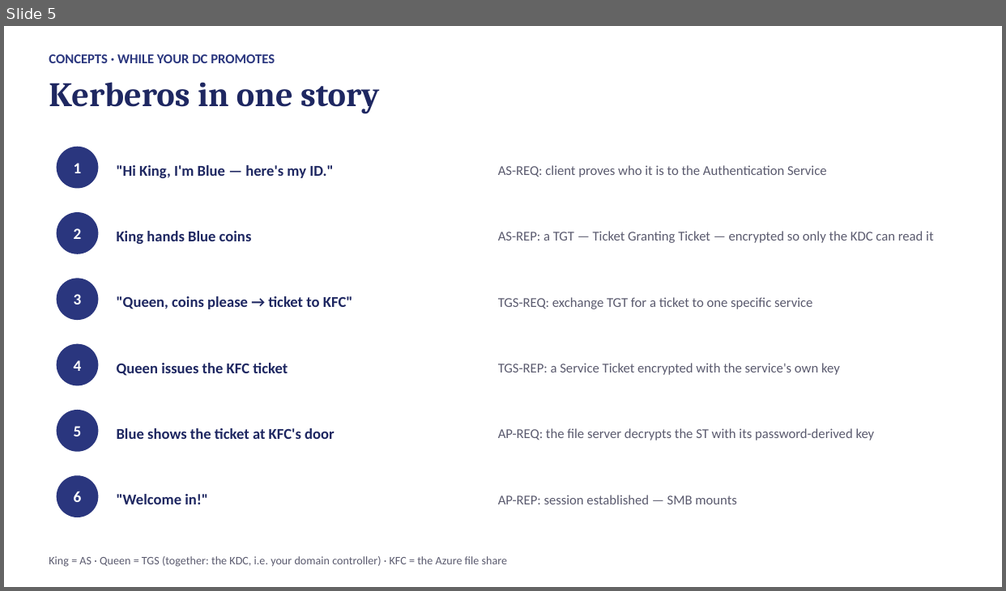
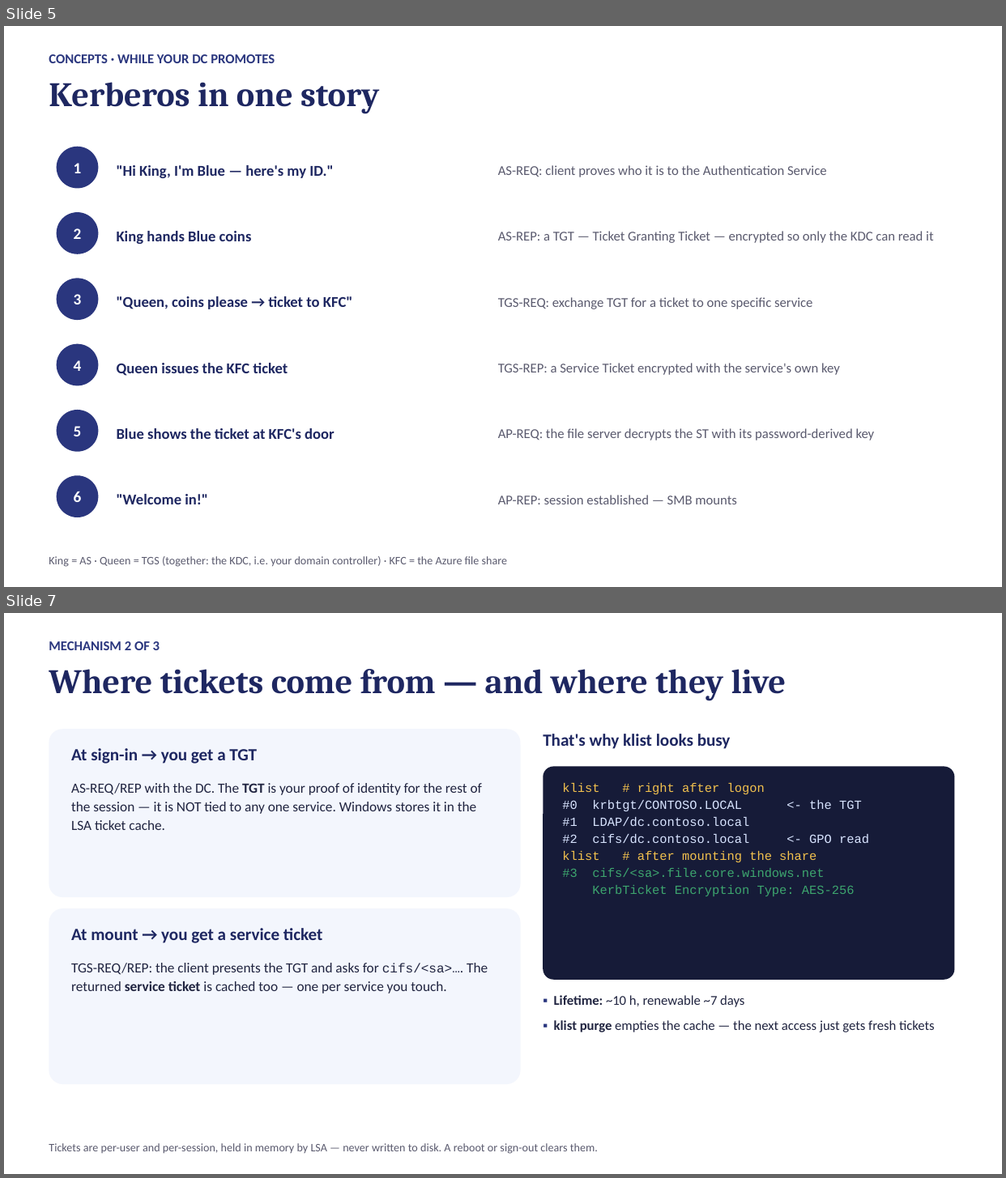
Before and after one commit to kmin1223/azfiles-lab, a slide deck: session1-adds-deck.pptx. Shown one above the other, each under a label of ours: slide 5 before the commit, slides 5 and 7 after it; the slides between them are not shown. The pictures are 1006x591 and 1006x1178 pixels, drawn with LibreOffice and Linux fonts; fonts in the diff are those of the drawing. Boxes give left, top, right and bottom in pixels: in the first picture for what was removed or moved away, otherwise in the second. Text is boxed around its words. In the diff, an @@ line names an element or a change of style, - is before the commit and + after.

Commit message:
session1 slide update - mechanism added

```diff
--- a/session1-adds-deck.pptx
+++ b/session1-adds-deck.pptx
@@ slide 7 added at [4, 613, 1002, 1174], background #FFFFFF @@
@@ text added at [49, 641, 160, 650], 13 pt, text #2A367E, bold @@
+MECHANISM 2 OF 3
@@ text added at [49, 669, 786, 701], 33 pt, text #1E2761, bold @@
+Where tickets come from — and where they live
@@ rounded rectangle added at [49, 729, 521, 897], fill #F3F6FD @@
@@ text added at [543, 734, 731, 749], 16.5 pt, text #1E2761, bold @@
+That's why klist looks busy
@@ text added at [71, 748, 257, 764], 16.5 pt, text #1E2761, bold @@
+At sign-in → you get a TGT
@@ rounded rectangle added at [543, 766, 955, 980], fill #161B38, 12 pt, text #D8E4FF @@
+klist # right after logon
+#0 krbtgt/CONTOSO.LOCAL <- the TGT
+#1 LDAP/dc.contoso.local
+#2 cifs/dc.contoso.local <- GPO read
+klist # after mounting the share
+#3 cifs/<sa>.file.core.windows.net
+KerbTicket Encryption Type: AES-256
@@ text added at [71, 783, 482, 830], 13.5 pt, text #202440 @@
+AS-REQ/REP with the DC. The TGT is your proof of identity for the rest of the session — it is NOT tied to any one service. Windows stores it in the LSA ticket cache.
@@ rounded rectangle added at [49, 909, 521, 1084], fill #F3F6FD @@
@@ text added at [71, 928, 323, 943], 16.5 pt, text #1E2761, bold @@
+At mount → you get a service ticket
@@ text added at [71, 963, 488, 994], 13.5 pt, text #202440 @@
+TGS-REQ/REP: the client presents the TGT and asks for cifs/<sa>…. The returned service ticket is cached too — one per service you touch.
@@ text added at [554, 995, 935, 1033], 13 pt, text #202440 @@
+▪ Lifetime: ~10 h, renewable ~7 days
+▪ klist purge empties the cache — the next access just gets fresh tickets
@@ text added at [49, 1144, 598, 1154], 11 pt, text #5A5A6E @@
+Tickets are per-user and per-session, held in memory by LSA — never written to disk. A reboot or sign-out clears them.
```
Also in this commit, not shown: 4 slides changed, 2 other slides added, 2 slides removed, 7 other files.
